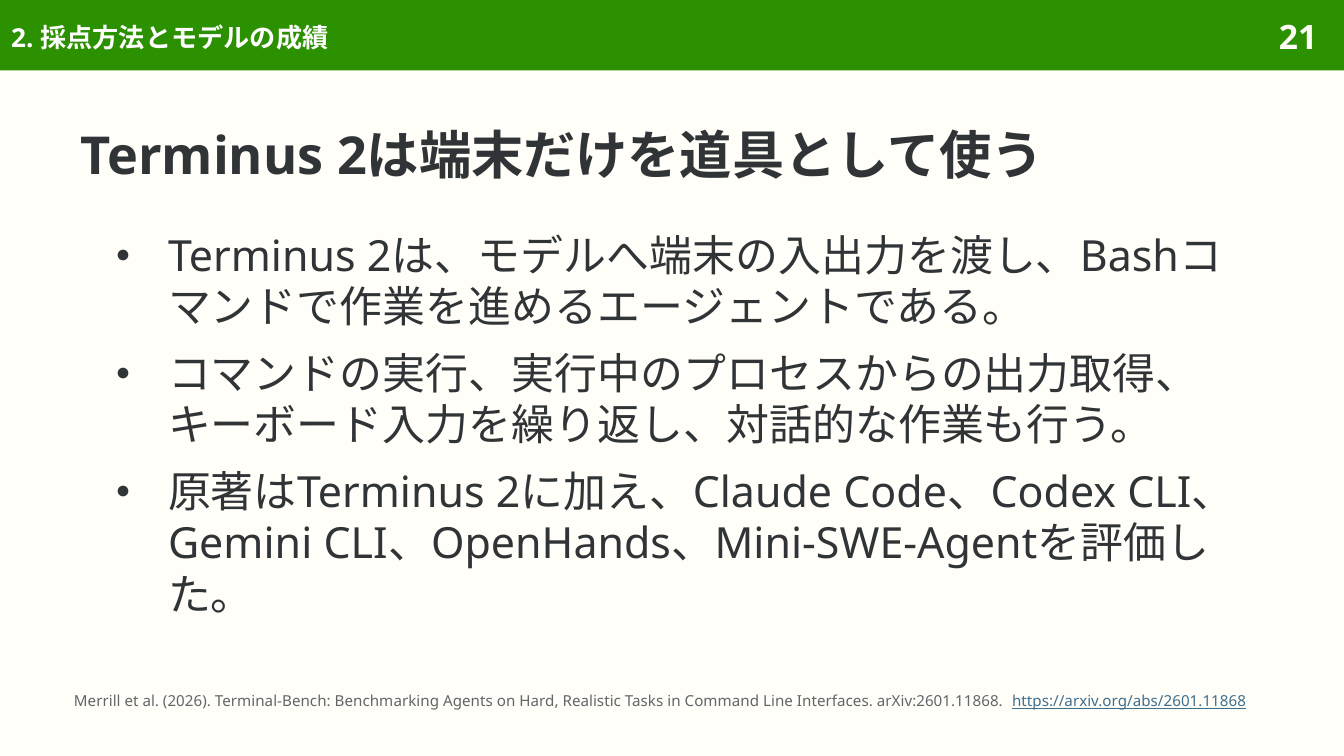
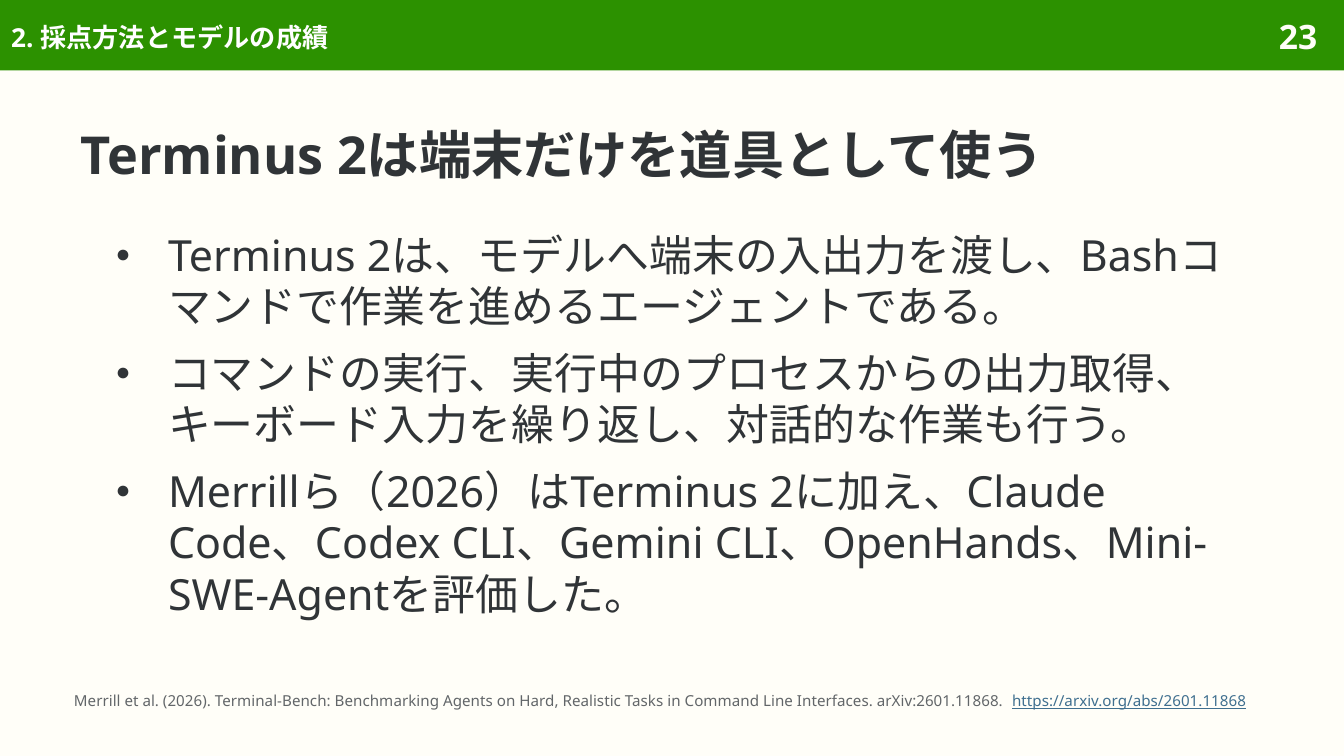
Before and after one commit to sasakiy84/datasets-in-10-minutes, a slide deck: slide 23 of slides/datasets-in-10-minutes-terminal-bench.pptx (slide 21 before the commit). Drawn at 1344x756 pixels with LibreOffice and Linux fonts; fonts in the diff are those of the drawing. Boxes give left, top, right and bottom in pixels: in the first picture for what was removed or moved away, otherwise in the second. Text is boxed around its words. In the diff, an @@ line names an element or a change of style, - is before the commit and + after.

```diff
--- a/slides/datasets-in-10-minutes-terminal-bench.pptx
+++ b/slides/datasets-in-10-minutes-terminal-bench.pptx
@@ page number at bbox=[1279, 24, 1317, 50]: text changed @@
-21
+23
@@ text at bbox=[168, 470, 1207, 621]: text changed @@
-● 原著はTerminus 2に加え、Claude Code、Codex CLI、Gemini CLI、OpenHands、Mini-SWE-Agentを評価した。
+● Merrillら（2026）はTerminus 2に加え、Claude Code、Codex CLI、Gemini CLI、OpenHands、Mini-SWE-Agentを評価した。
```
Also in this commit, not shown: 7 other slides changed, 2 slides added, 7 other files.
